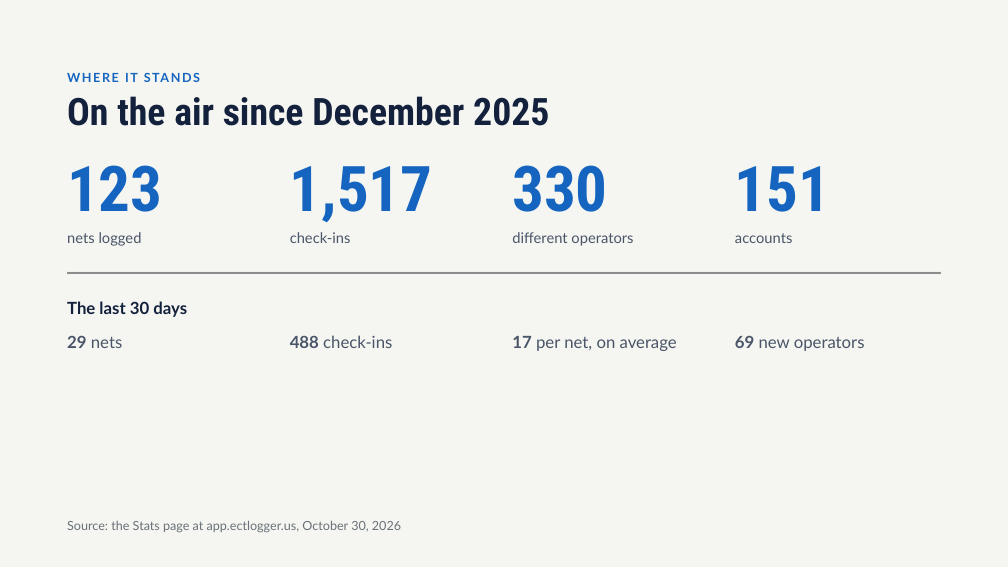
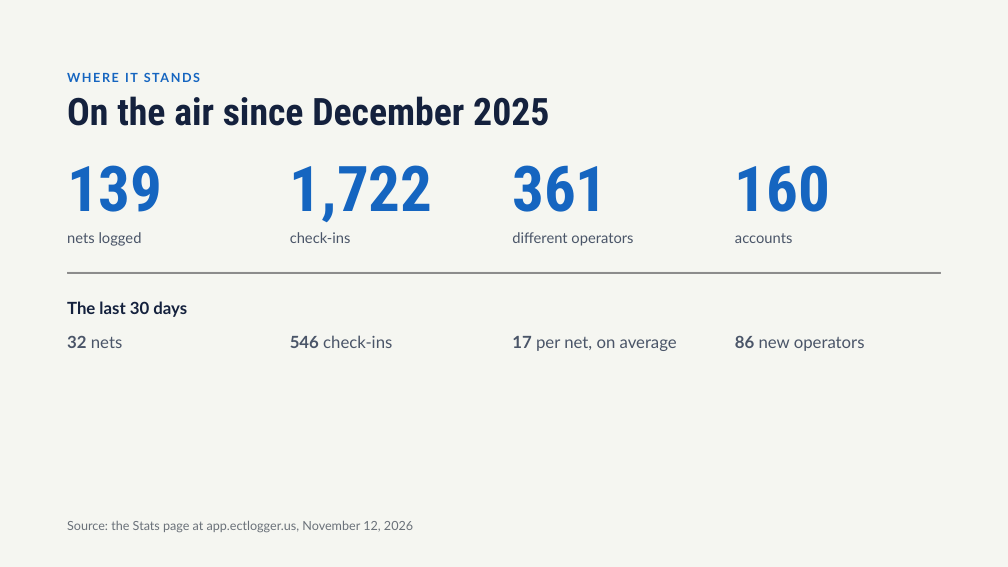
Before and after one commit to bradbrownjr/ectlogger, a slide deck: slide 4 of docs/training/decks/wssm-2026-11-12/ECTLogger_WSSM_Presentation.pptx. Drawn at 1008x567 pixels with LibreOffice and Linux fonts; fonts in the diff are those of the drawing; grey boxes stand for pictures. Boxes give left, top, right and bottom in pixels: in the first picture for what was removed or moved away, otherwise in the second. Text is boxed around its words. In the diff, an @@ line names an element or a change of style, - is before the commit and + after.

```diff
--- a/docs/training/decks/wssm-2026-11-12/ECTLogger_WSSM_Presentation.pptx
+++ b/docs/training/decks/wssm-2026-11-12/ECTLogger_WSSM_Presentation.pptx
@@ text at [67,165,162,212]: text changed @@
-123
+139
@@ text at [290,165,433,222]: text changed @@
-1,517
+1,722
@@ text at [512,165,607,212]: text changed @@
-330
+361
@@ text at [735,165,830,212]: text changed @@
-151
+160
@@ text at [67,336,122,348]: text changed @@
-29 nets
+32 nets
@@ text at [290,335,392,348]: text changed @@
-488 check-ins
+546 check-ins
@@ text at [735,336,865,351]: text changed @@
-69 new operators
+86 new operators
@@ text at [67,521,413,532]: text changed @@
-Source: the Stats page at app.ectlogger.us, October 30, 2026
+Source: the Stats page at app.ectlogger.us, November 12, 2026
```
Also in this commit, not shown: 6 other slides changed, 4 slides added, 18 other files.
